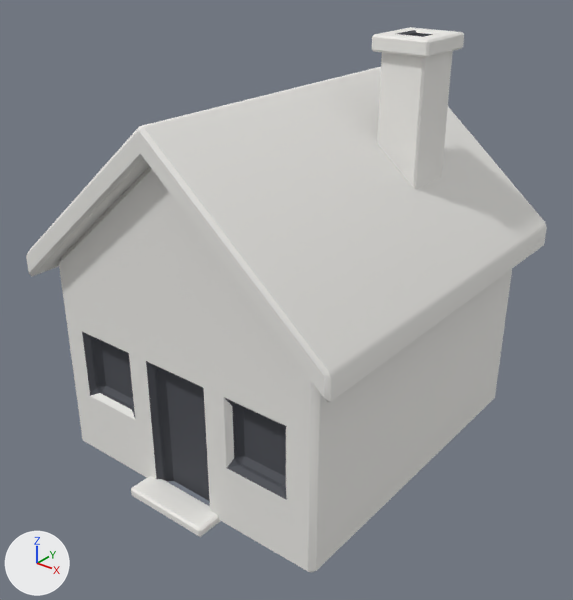
Before and after pictures for a commit that changed the glTF model prototype/traditional/assets/agents/household.glb.
The view is the same before and after, from a camera (50 mm lens) standing at (1.14, -1.464, 1.276) and looking at (0.016, -0.058, 0.405). Arrows for +X, +Y and +Z are at lower left; the lights stay in place. The picture after the commit comes second. Vertices at exactly the same position are counted once.

Names of what the first picture shows: 'household'.
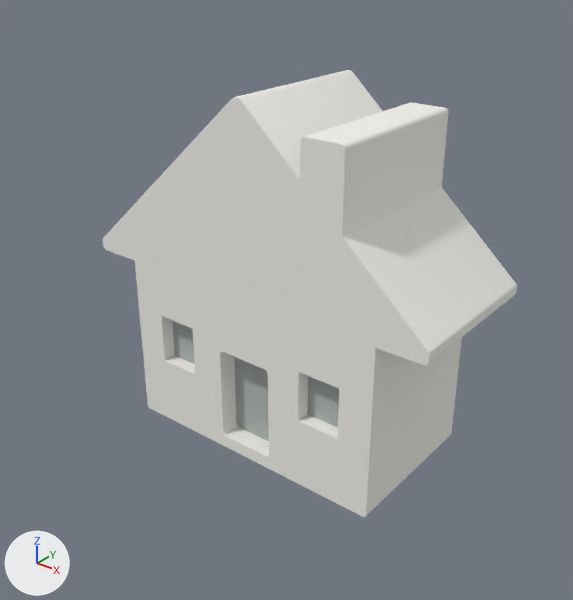
What differs and where, as boxes (x1, y1, x2, y2) in the pictures (573 x 600 px):
'household', recoloured, reshaped (20% narrower, 18% shorter)
    before: (26, 27, 547, 573)
    after: (103, 70, 517, 517)
part 1 of me_household, added
    after: (308, 376, 339, 428)
part 2 of me_household, added
    after: (172, 320, 195, 364)
part 3 of me_household, rebuilt
    before: (59, 167, 512, 573)
    after: (103, 70, 517, 517)
part 4 of me_household, added
    after: (234, 357, 269, 441)
part 5 of me_household, deleted
    before: (372, 27, 464, 57)
part 6 of me_household, deleted
    before: (26, 67, 547, 402)
part 7 of me_household, deleted
    before: (131, 476, 220, 537)
part 8 of me_household, deleted
    before: (377, 51, 453, 189)

Diff of the bpy script that builds the scene:
```diff
--- a/prototype/traditional/assets/agents/household.glb.py
+++ b/prototype/traditional/assets/agents/household.glb.py
@@ mat_shade @@
 mat_shade = principled_material('shade')
-mat_shade.base_color = (0.075, 0.08, 0.095)  # dark grey #4d5057
+mat_shade.base_color = (0.448, 0.492, 0.477)  # grey #b3bab8
 mat_shade.roughness = 0.8
@@ me_household @@
 # used by ob_household; location = (0.0, 0.0, 0.0)
-me_household.from_pydata(...)  # 242 vertices, 464 faces; spans x -0.449..0.449, y -0.5..0.5, z 0.0..1.038
+me_household.from_pydata(...)  # 1144 vertices, 2284 faces; spans x -0.5..0.5, y -0.208..0.208, z 0.0..0.93
+# me_household part 1: a new loose piece, a box spanning x 0.168..0.291, y -0.172..0.196, z 0.183..0.327, in mat_shade (grey #b3bab8)
+# me_household part 2: a new loose piece, a box spanning x -0.291..-0.168, y -0.172..0.196, z 0.183..0.327, in mat_shade (grey #b3bab8)
+# me_household part 3: the loose piece of 110 vertices spanning x -0.391..0.391, y -0.437..0.455, z 0.0..0.85 is rebuilt with 1072 vertices and now spans x -0.5..0.5, y -0.208..0.208, z 0.0..0.93, in mat_plaster (white #f2f1eb)
+# me_household part 4: a new loose piece of 56 vertices spanning x -0.082..0.082, y -0.156..0.196, z 0.032..0.296, in mat_shade (grey #b3bab8)
+# me_household part 5: the loose piece of 48 vertices spanning x 0.137..0.282, y 0.09..0.256, z 1.001..1.038 is deleted
+# me_household part 6: the loose piece of 36 vertices spanning x -0.449..0.449, y -0.482..0.5, z 0.486..0.918 is deleted
+# me_household part 7: the loose piece of 24 vertices spanning x -0.119..0.119, y -0.5..-0.423, z 0.0..0.025 is deleted
+# me_household part 8: the loose piece of 24 vertices spanning x 0.153..0.265, y 0.107..0.239, z 0.593..1.007 is deleted
 me_household.materials.append(mat_plaster)
```
